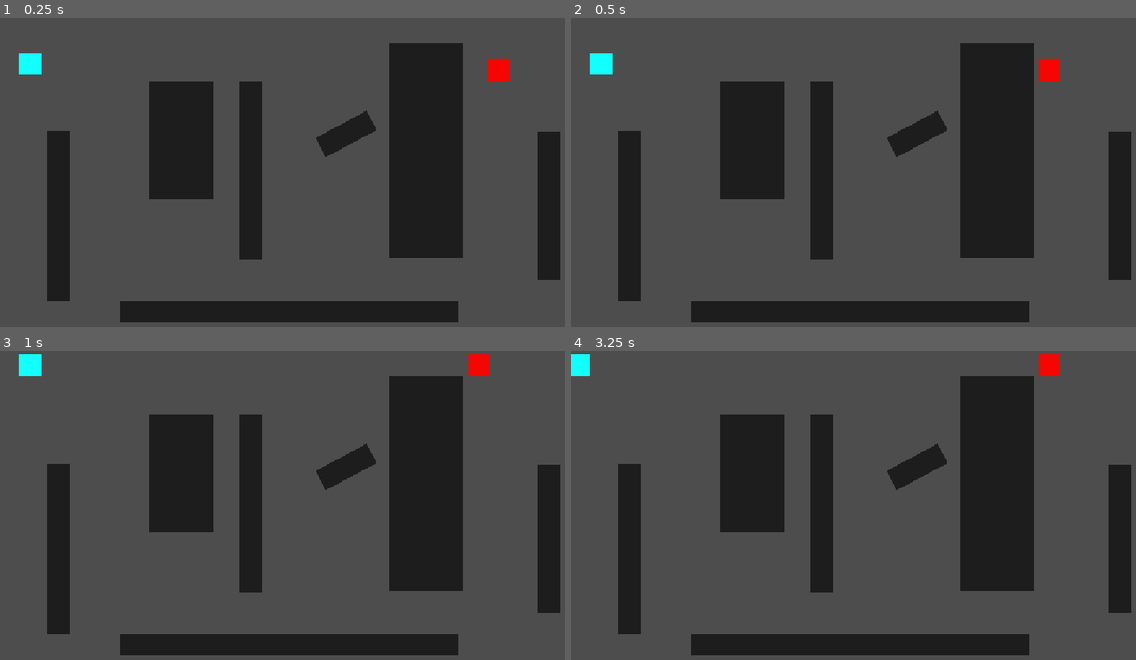
Above: before the commit, frames 1-4 (two rows, left to right).
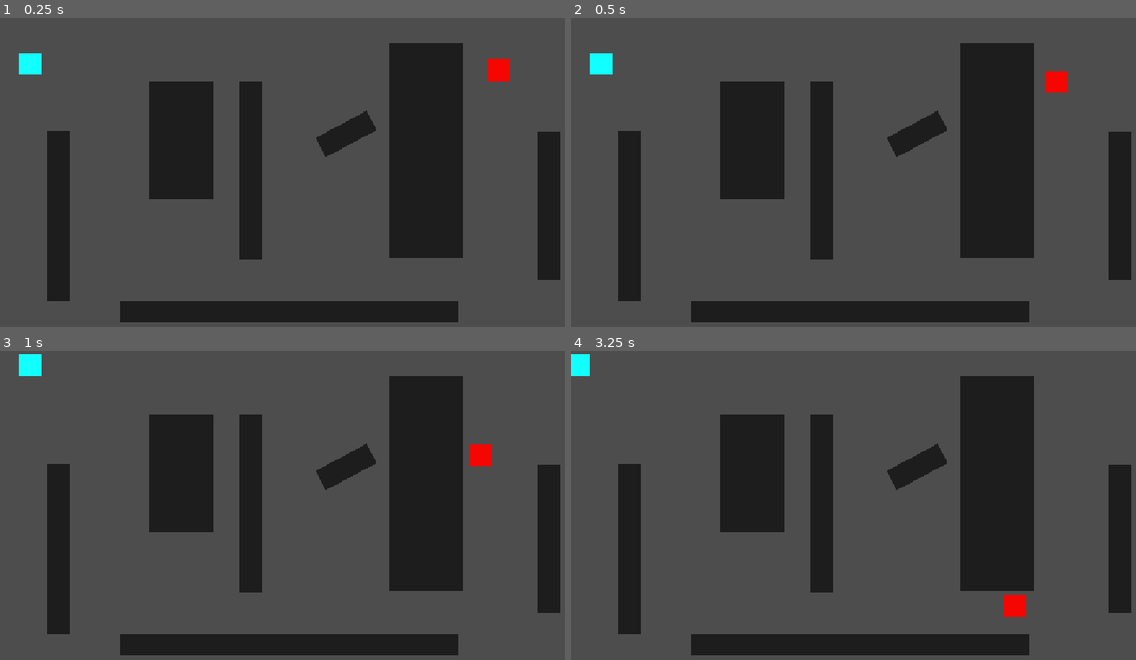
Above: after the commit, the same moments.

Repository: KWojtal-lab/pg2d-praca-domowa
Game: Godot game, scene res://main.tscn
The game is run twice, just before and just after one commit, with the same random seed, the same clock (stepped at 60 frames per second) and the same inputs.
Inputs:
- Up to frame 1 (0.25 s): no input
- Up to frame 2 (0.5 s): no input
- Up to frame 3 (1 s): hold W (up) from 0.53 s (still down)
- Up to frame 4 (3.25 s): release W (up) at 2.03 s; hold A (left) from 2.03 s (still down)

Frame 1 is identical in both runs. In frame 2, 0.4% of the frame differs, in the area x 82-88%, y 13-25%; in frame 3, 0.5%; in frame 4, 0.6%, in the area x 76-87%, y 1-87%.

Commit message:
Constants & check further than 1px in test_move

Diff:
--- a/scripts/enemy.gd
+++ b/scripts/enemy.gd
@@ -1,22 +1,28 @@
 extends CharacterBody2D
 
 const SPEED: float = 150.0
+const MIN_TEST_ANGLE = -180
+const MAX_TEST_ANGLE = 180
+const STEP_TEST_ANGLE = 15
+const CHECK_DIST = 30.0
+const CURRENT_DIR_ADVANTAGE_MULTIPLIER = 1.5
 @onready var player: Node2D = get_tree().current_scene.get_node("Player")
 
 func _physics_process(_delta: float) -> void:
 	var dir_to_player = global_position.direction_to(player.global_position)
 
-	if not test_move(global_transform, dir_to_player):
+	if not test_move(global_transform, dir_to_player * CHECK_DIST):
 		velocity = dir_to_player * SPEED
 	else:
 		var best_dir = Vector2.ZERO
 		var best_score = float("-inf")
 
-		for degree in range(-180, 180 + 1, 15):
+		for degree in range(MIN_TEST_ANGLE, MAX_TEST_ANGLE + 1, STEP_TEST_ANGLE):
 			var candidate = dir_to_player.rotated(deg_to_rad(degree))
 			var dot_player = candidate.dot(dir_to_player)
 			var dot_current = candidate.dot(velocity.normalized())
-			var score = dot_player + dot_current * 1.5 if not test_move(global_transform, candidate) else float("-inf")
+			var score = dot_player + dot_current * CURRENT_DIR_ADVANTAGE_MULTIPLIER \
+				if not test_move(global_transform, candidate * CHECK_DIST) else float("-inf")
 
 			if score > best_score:
 				best_dir = candidate
